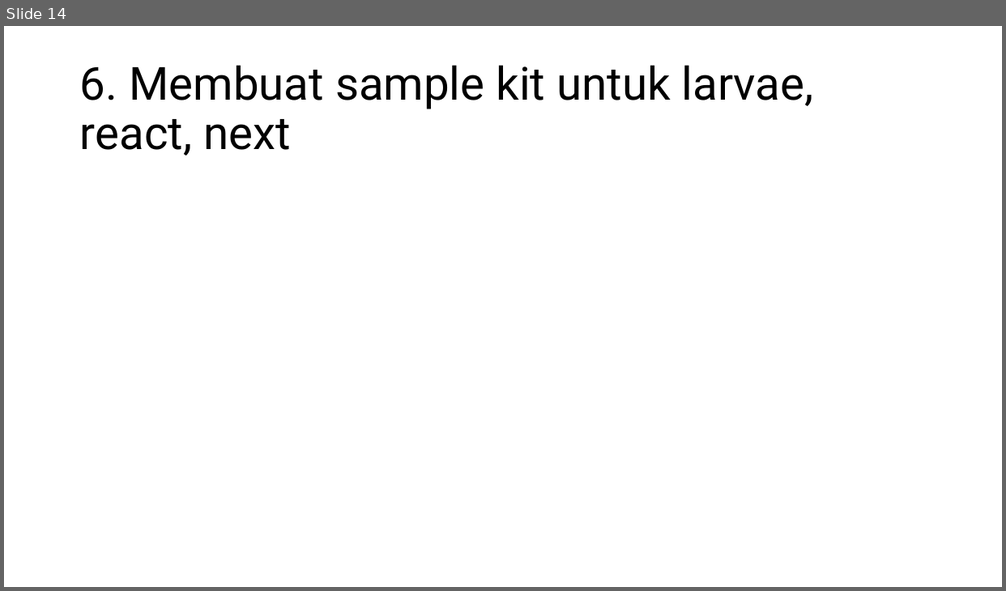
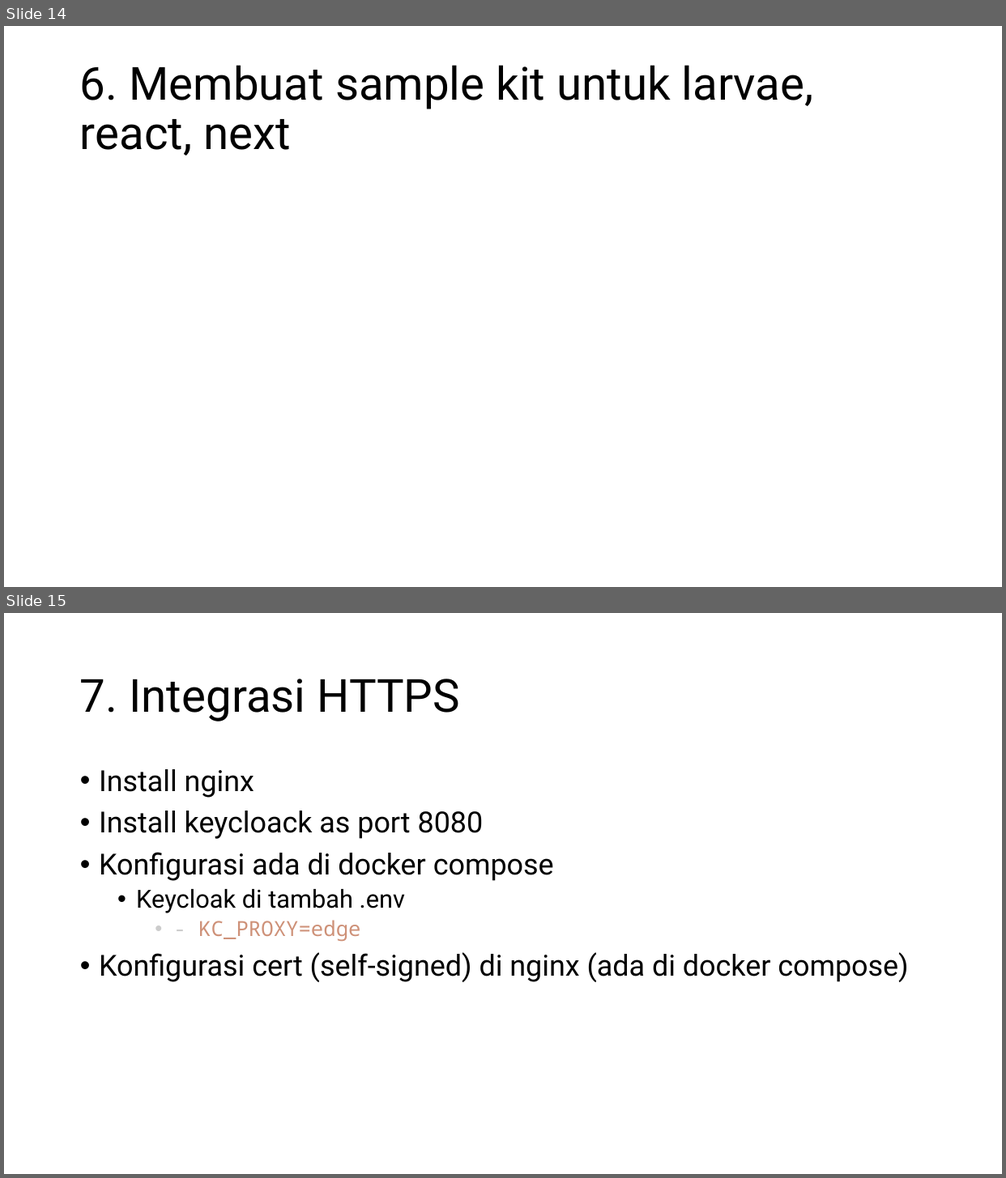
Before and after one commit to koharudin/sso-brin-compose, a slide deck: docs/sso.pptx. Shown one above the other, each under a label of ours: slide 14 before the commit, slides 14 and 15 after it. The pictures are 1006x591 and 1006x1178 pixels, drawn with LibreOffice and Linux fonts; fonts in the diff are those of the drawing. Boxes give left, top, right and bottom in pixels: in the first picture for what was removed or moved away, otherwise in the second. Text is boxed around its words. In the diff, an @@ line names an element or a change of style, - is before the commit and + after.

```diff
--- a/docs/sso.pptx
+++ b/docs/sso.pptx
@@ slide 15 added at (4,613,1002,1174), background #FFFFFF @@
@@ title added at (80,679,460,722), 44 pt, text #000000 @@
+7. Integrasi HTTPS
@@ text added at (99,769,908,982), 28 pt, text #000000 @@
+• Install nginx
+• Install keycloack as port 8080
+• Konfigurasi ada di docker compose
+  • Keycloak di tambah .env
+    • - KC_PROXY=edge
+• Konfigurasi cert (self-signed) di nginx (ada di docker compose)
```
Also in this commit, not shown: 4 slides changed, 1 other file.
